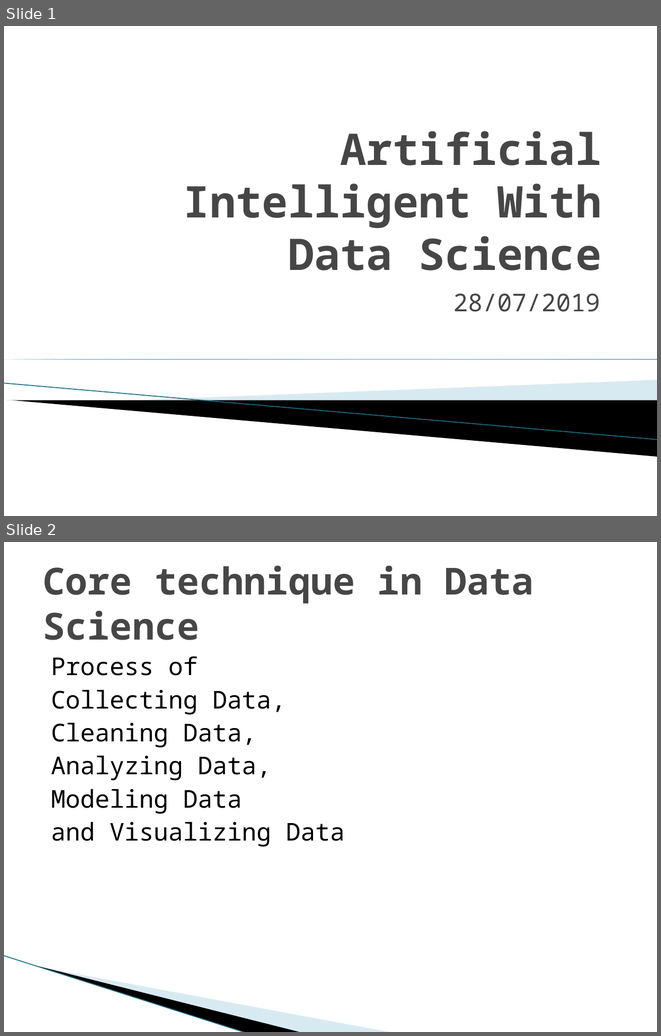
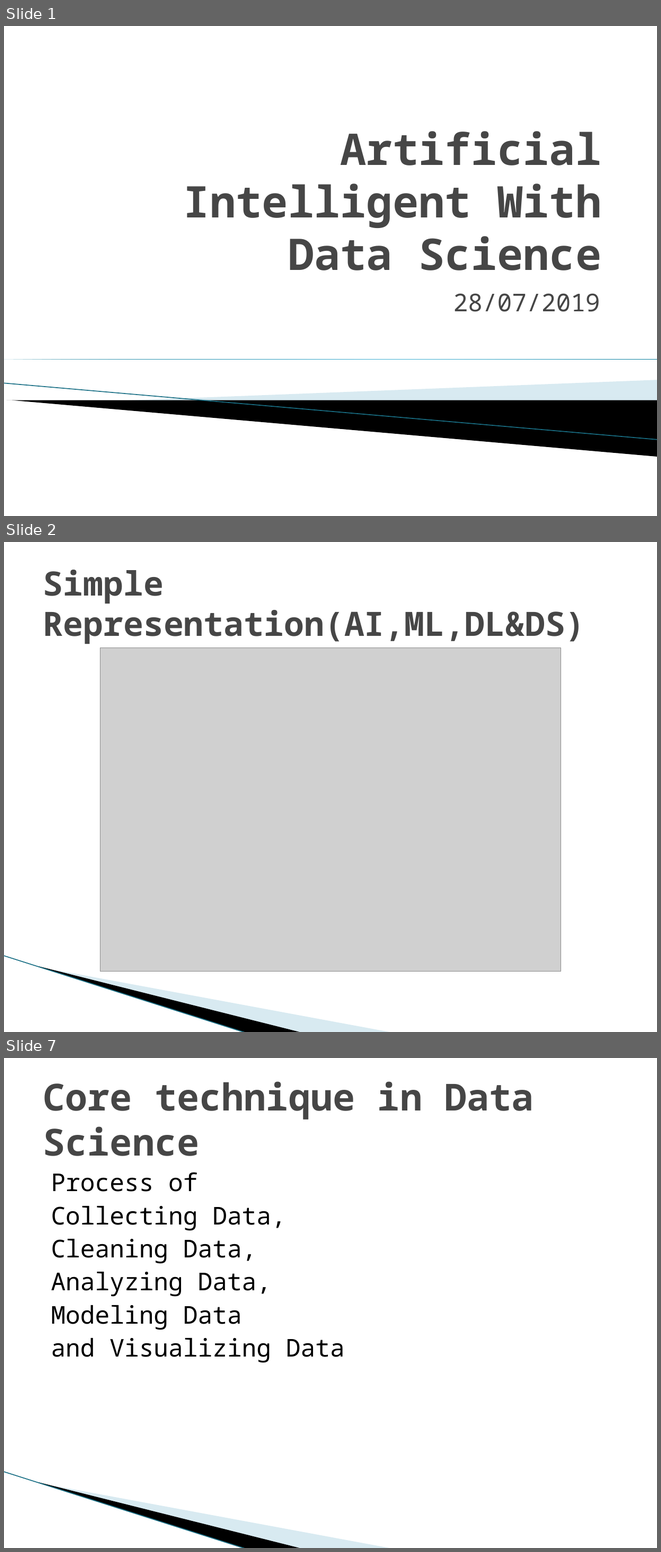
Before and after one commit to vijayakumarSankaran/Hello-GitHub, a slide deck: Artificial Intelligent With DataScience_Presentation.pptx. Shown one above the other, each under a label of ours: slides 1 and 2 before the commit, slides 1, 2 and 7 after it; the slides between them are not shown. The pictures are 661x1036 and 661x1552 pixels, drawn with LibreOffice and Linux fonts; fonts in the diff are those of the drawing; grey boxes stand for pictures; background and template pictures are left out. Boxes give left, top, right and bottom in pixels: in the first picture for what was removed or moved away, otherwise in the second. Text is boxed around its words. In the diff, an @@ line names an element or a change of style, - is before the commit and + after.

```diff
--- a/Artificial Intelligent With DataScience_Presentation.pptx
+++ b/Artificial Intelligent With DataScience_Presentation.pptx
@@ slide 2 added at [4,542,657,1032], background #FFFFFF; not listed: 3 template elements that a slide beside it also shows @@
@@ title added at [43,570,585,644], 36.9 pt, text #464646, bold @@
+Simple Representation(AI,ML,DL&DS)
@@ picture added at [100,648,561,971] @@
@@ what was slide 2 is now slide 7 @@
```
Also in this commit, not shown: 5 other slides added.
